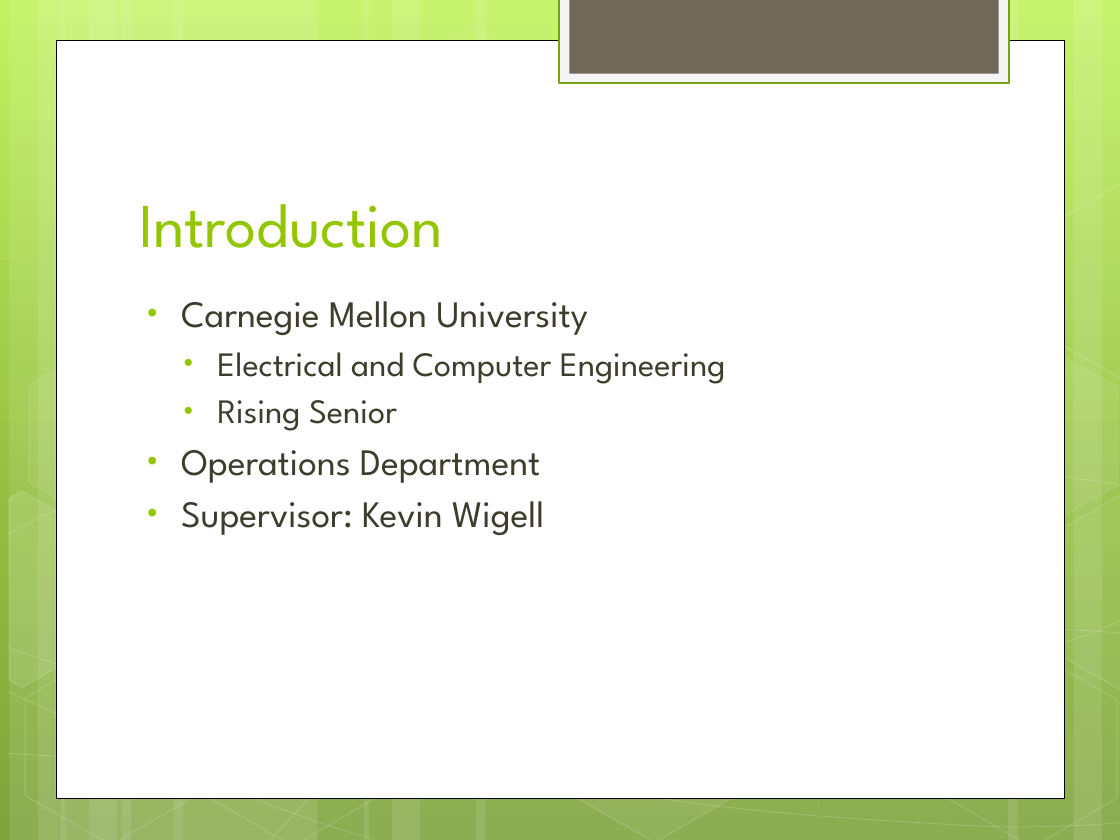
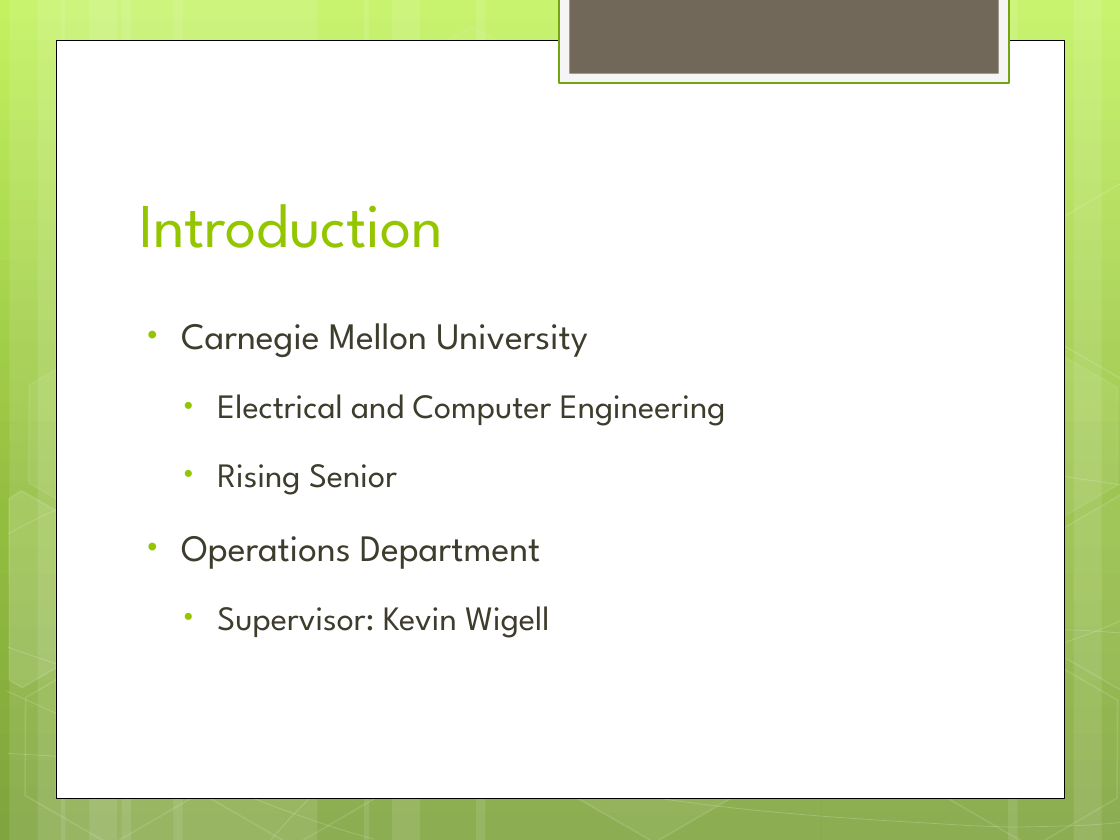
Before and after one commit to vruti/ReportConversionApplication, a slide deck: slide 3 of Presentation/Internship Presentation.pptx. Drawn at 1120x840 pixels with LibreOffice and Linux fonts; fonts in the diff are those of the drawing. Boxes give left, top, right and bottom in pixels: in the first picture for what was removed or moved away, otherwise in the second. Text is boxed around its words. In the diff, an @@ line names an element or a change of style, - is before the commit and + after.

```diff
--- a/Presentation/Internship Presentation.pptx
+++ b/Presentation/Internship Presentation.pptx
@@ text "Carnegie Mellon University" at (181,323,726,638): size 24 to 22 pt in "Supervisor: Kevin Wigell"; line spacing 1 to 1.5; list level 1 to 2 in "Supervisor: Kevin Wigell" @@
```
Also in this commit, not shown: 4 other slides changed, 5 slides added, 3 slides removed.
